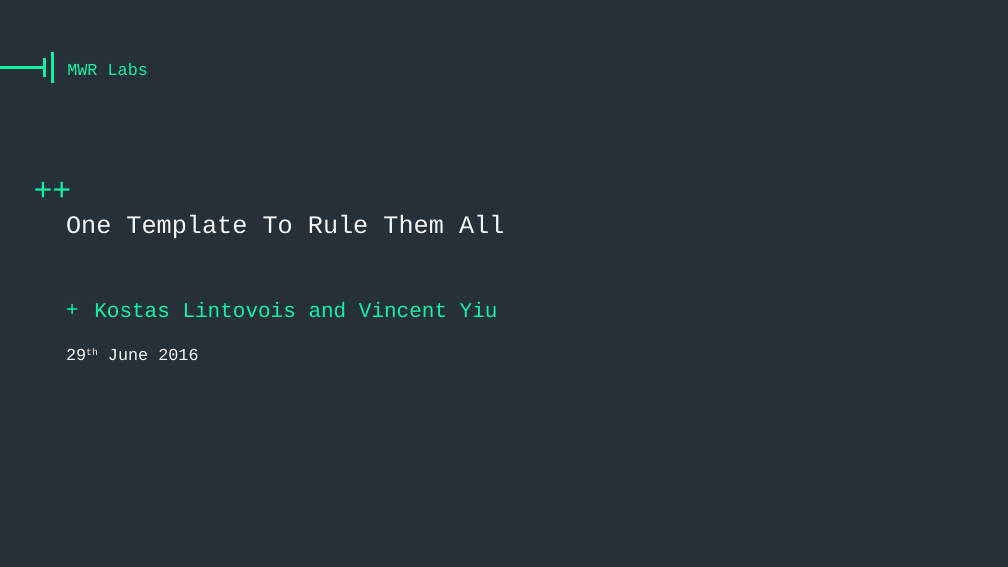
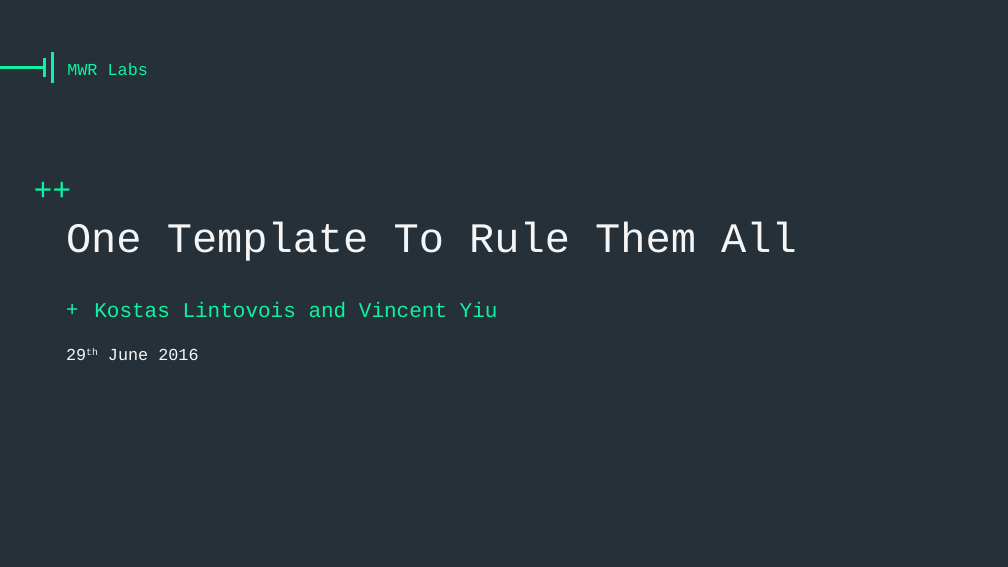
Before and after one commit to vysec/wepwnise-presentation, a slide deck: slide 1 of one-template-to-rule-them-all_emet-part.pptx. Drawn at 1008x567 pixels with LibreOffice and Linux fonts; fonts in the diff are those of the drawing; background and template pictures are left out. Boxes give left, top, right and bottom in pixels: in the first picture for what was removed or moved away, otherwise in the second. Text is boxed around its words. In the diff, an @@ line names an element or a change of style, - is before the commit and + after.

```diff
--- a/one-template-to-rule-them-all_emet-part.pptx
+++ b/one-template-to-rule-them-all_emet-part.pptx
@@ text "One Template To Rule Them ..." at [66, 221, 797, 261]: size 48 to 80 pt @@
```
Also in this commit, not shown: 1 other slide changed, 2 slides added.
